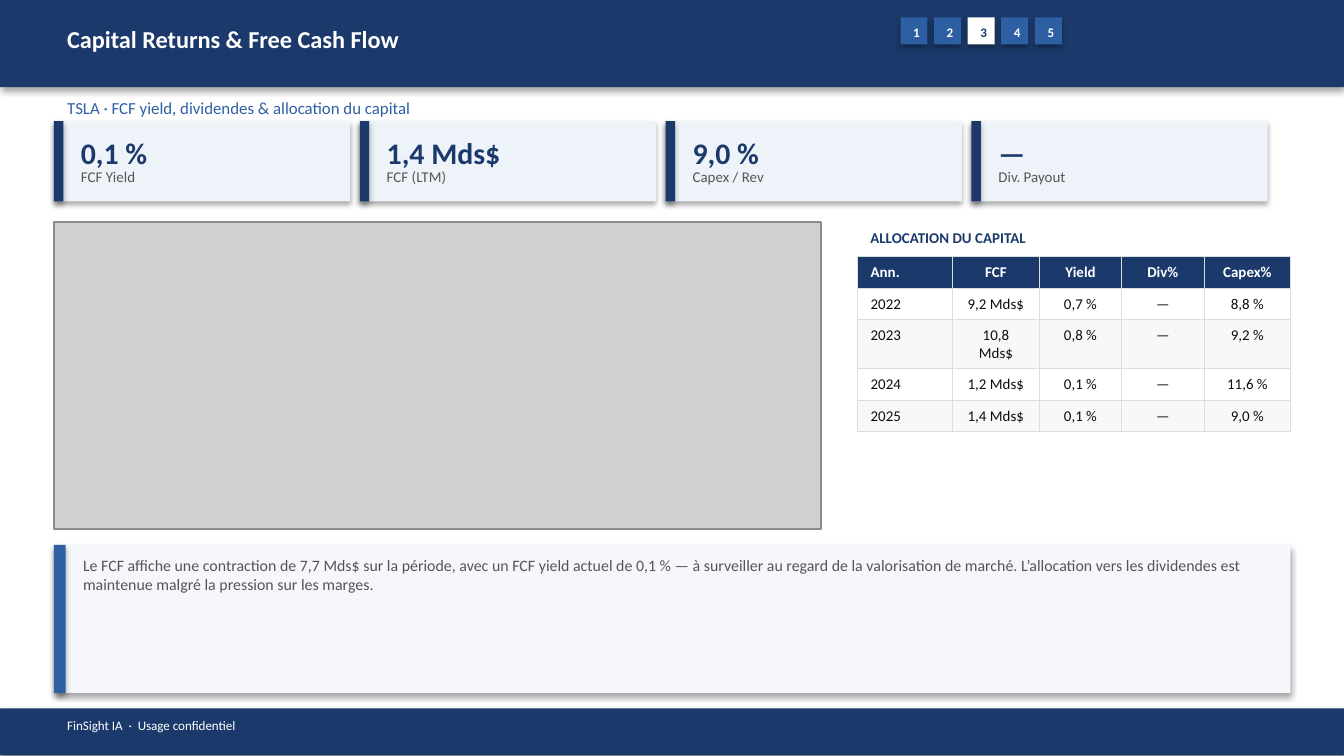
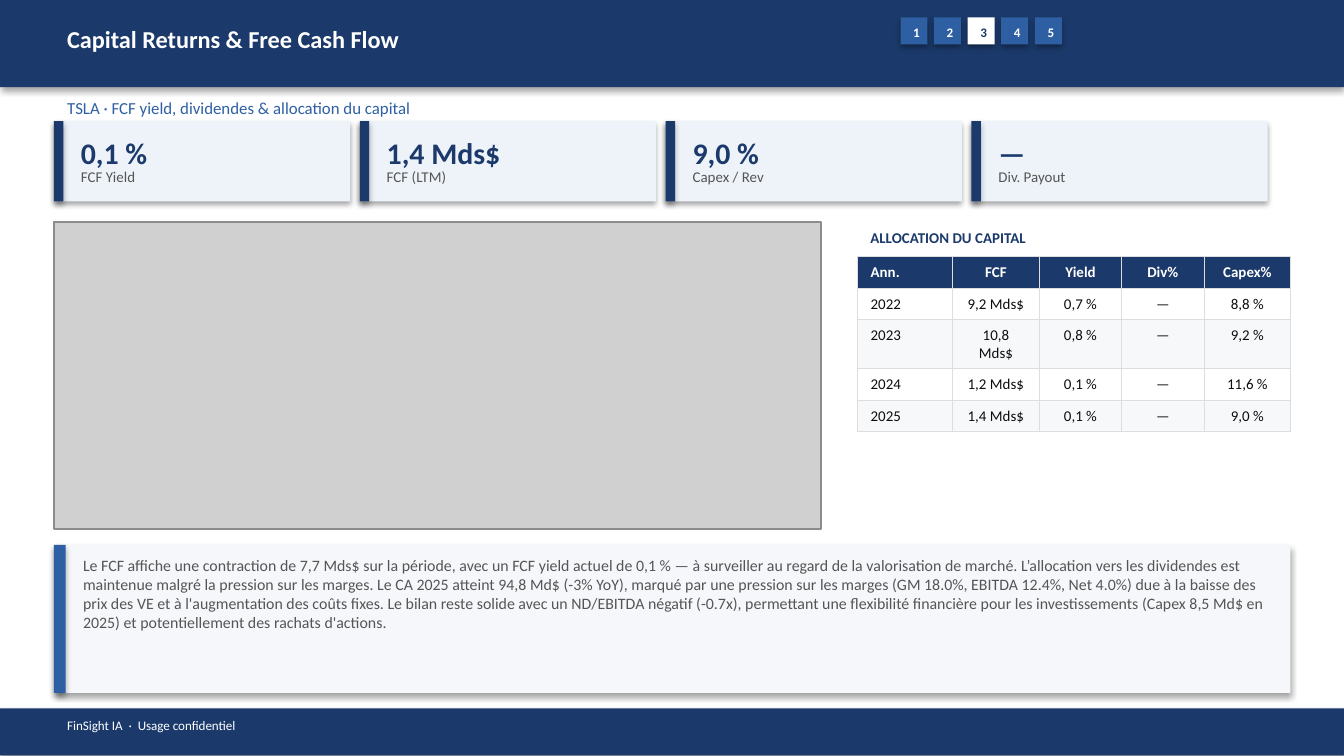
Before and after one commit to baptistejeh07-art/finsight-ia, a slide deck: slide 16 of preview/TSLA/TSLA_pitchbook.pptx. Drawn at 1344x756 pixels with LibreOffice and Linux fonts; fonts in the diff are those of the drawing; grey boxes stand for pictures. Boxes give left, top, right and bottom in pixels: in the first picture for what was removed or moved away, otherwise in the second. Text is boxed around its words. In the diff, an @@ line names an element or a change of style, - is before the commit and + after.

```diff
--- a/preview/TSLA/TSLA_pitchbook.pptx
+++ b/preview/TSLA/TSLA_pitchbook.pptx
@@ text at <box>83,560,1263,631</box>: text changed @@
-Le FCF affiche une contraction de 7,7 Mds$ sur la période, avec un FCF yield actuel de 0,1 % — à surveiller au regard de la valorisation de marché. L’allocation vers les dividendes est maintenue malgré la pression sur les marges.
+Le FCF affiche une contraction de 7,7 Mds$ sur la période, avec un FCF yield actuel de 0,1 % — à surveiller au regard de la valorisation de marché. L’allocation vers les dividendes est maintenue malgré la pression sur les marges. Le CA 2025 atteint 94,8 Md$ (-3% YoY), marqué par une pression sur les marges (GM 18.0%, EBITDA 12.4%, Net 4.0%) due à la baisse des prix des VE et à l'augmentation des coûts fixes. Le bilan reste solide avec un ND/EBITDA négatif (-0.7x), permettant une flexibilité financière pour les investissements (Capex 8,5 Md$ en 2025) et potentiellement des rachats d'actions.
```
Also in this commit, not shown: 17 other slides changed, 2 other files.
